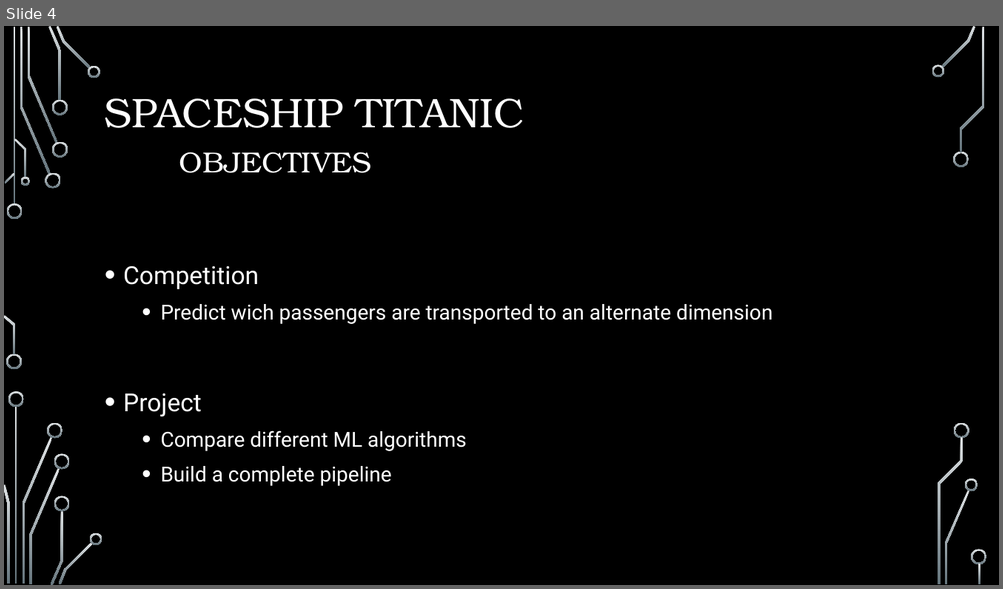
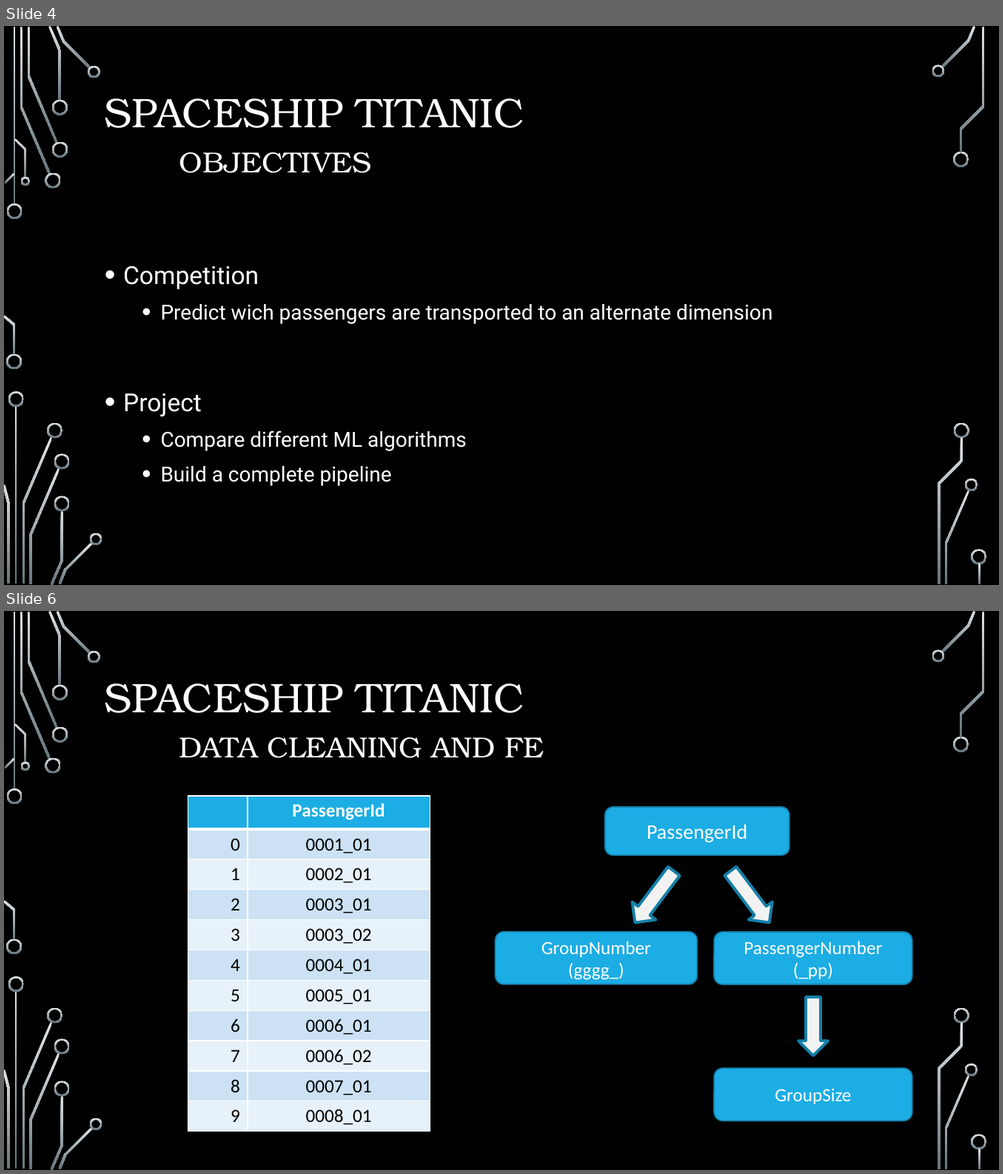
Before and after one commit to gustavossbarros/Ironhack_Final_Project_Spaceship_Titanic, a slide deck: deliverables/Final Project Presentation.pptx. Shown one above the other, each under a label of ours: slide 4 before the commit, slides 4 and 6 after it; the slides between them are not shown. The pictures are 1003x589 and 1003x1174 pixels, drawn with LibreOffice and Linux fonts; fonts in the diff are those of the drawing; background and template pictures are left out. Boxes give left, top, right and bottom in pixels: in the first picture for what was removed or moved away, otherwise in the second. Text is boxed around its words. In the diff, an @@ line names an element or a change of style, - is before the commit and + after.

```diff
--- a/deliverables/Final Project Presentation.pptx
+++ b/deliverables/Final Project Presentation.pptx
@@ slide 6 added at (x1=4, y1=611, x2=999, y2=1170), background picture (left out); not listed: 36 template elements that a slide beside it also shows @@
@@ title added at (x1=105, y1=684, x2=544, y2=758), 28 pt, text #FFFFFF @@
+SPACESHIP TITANIC
+DATA CLEANING AND FE
@@ table added at (x1=188, y1=796, x2=430, y2=1132), 11 rows, 2 columns @@
+ | PassengerId
+0 | 0001_01
+1 | 0002_01
+2 | 0003_01
+3 | 0003_02
+4 | 0004_01
+5 | 0005_01
+6 | 0006_01
+7 | 0006_02
+8 | 0007_01
+9 | 0008_01
@@ rounded rectangle added at (x1=605, y1=807, x2=789, y2=856), fill #1CADE4, outline #1580A9 1.25 pt, 20 pt, text #FFFFFF @@
+PassengerId
@@ down arrow added at (x1=623, y1=863, x2=686, y2=932), fill #F2F2F2, outline #1580A9 2.75 pt @@
@@ down arrow added at (x1=719, y1=863, x2=782, y2=932), fill #F2F2F2, outline #1580A9 2.75 pt @@
@@ rounded rectangle added at (x1=495, y1=932, x2=697, y2=985), fill #1CADE4, outline #1580A9 1.25 pt, 18 pt, text #FFFFFF @@
+GroupNumber
+(gggg_)
@@ rounded rectangle added at (x1=714, y1=933, x2=913, y2=985), fill #1CADE4, outline #1580A9 1.25 pt, 18 pt, text #FFFFFF @@
+PassengerNumber
+(_pp)
@@ down arrow added at (x1=799, y1=997, x2=828, y2=1056), fill #F2F2F2, outline #1580A9 2.75 pt @@
@@ rounded rectangle added at (x1=714, y1=1068, x2=913, y2=1122), fill #1CADE4, outline #1580A9 1.25 pt, 18 pt, text #FFFFFF @@
+GroupSize
```
Also in this commit, not shown: 1 slide changed, 12 other slides added, 6 slides removed.
